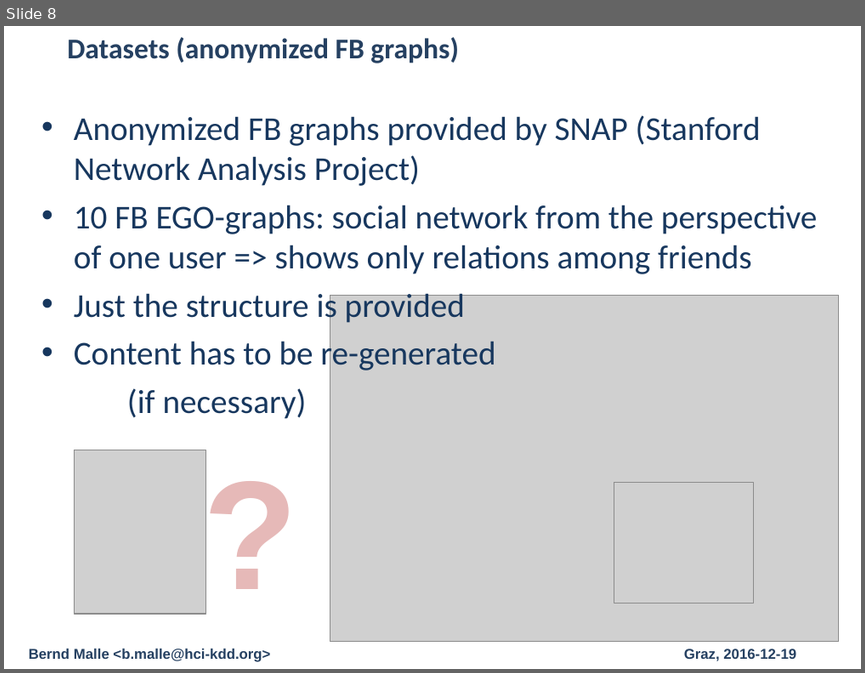
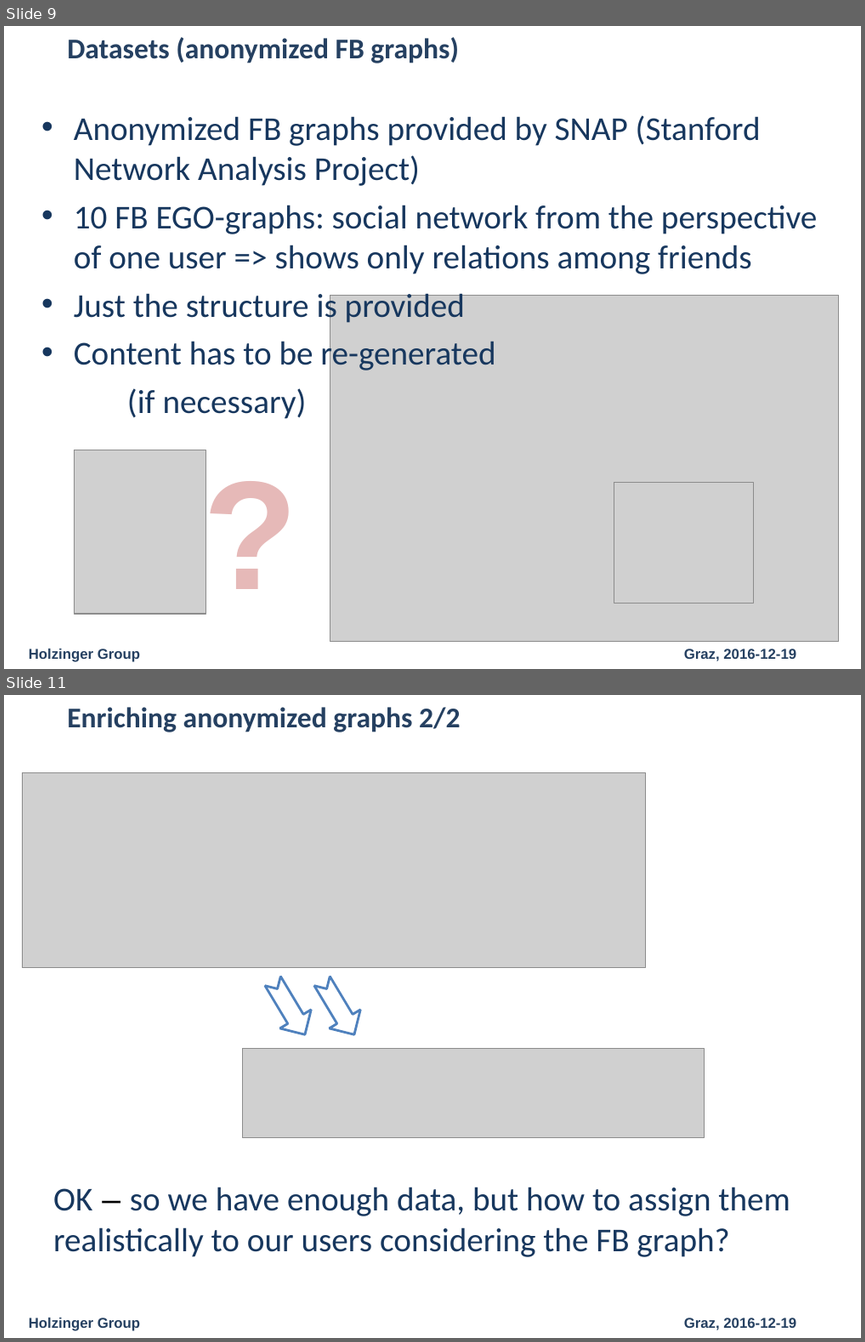
Before and after one commit to cassinius/phd-presentations, a slide deck: 2016/graph_recommender_presentation_20161219/Graph_Recommender_Presentation.pptx. Shown one above the other, each under a label of ours: slide 8 before the commit, slides 9 and 11 after it; the slides between them are not shown. The pictures are 865x673 and 865x1342 pixels, drawn with LibreOffice and Linux fonts; fonts in the diff are those of the drawing; grey boxes stand for pictures; background and template pictures are left out. Boxes give left, top, right and bottom in pixels: in the first picture for what was removed or moved away, otherwise in the second. Text is boxed around its words. In the diff, an @@ line names an element or a change of style, - is before the commit and + after.

```diff
--- a/2016/graph_recommender_presentation_20161219/Graph_Recommender_Presentation.pptx
+++ b/2016/graph_recommender_presentation_20161219/Graph_Recommender_Presentation.pptx
@@ slide 11 added at [4, 695, 861, 1338], background #FFFFFF; not listed: 3 template elements that a slide beside it also shows @@
@@ text added at [67, 707, 460, 732], 24 pt, text #254061, bold @@
+Enriching anonymized graphs 2/2
@@ picture added at [22, 773, 645, 968] @@
@@ notched right arrow added at [257, 971, 320, 1043], fill #FFFFFF, outline #4F81BD 2 pt @@
@@ notched right arrow added at [307, 971, 370, 1043], fill #FFFFFF, outline #4F81BD 2 pt @@
@@ picture added at [242, 1048, 704, 1137] @@
@@ text added at [53, 1186, 789, 1257], 28 pt, text #17375E @@
+OK – so we have enough data, but how to assign them realistically to our users considering the FB graph?
@@ what was slide 8 is now slide 9 @@
@@ slide 9 changed as well @@
@@ text at [29, 648, 140, 662]: text changed @@
-Bernd Malle <b.malle@hci-kdd.org>
+Holzinger Group
```
Also in this commit, not shown: 11 other slides changed, 1 other slide added, 11 other files.
